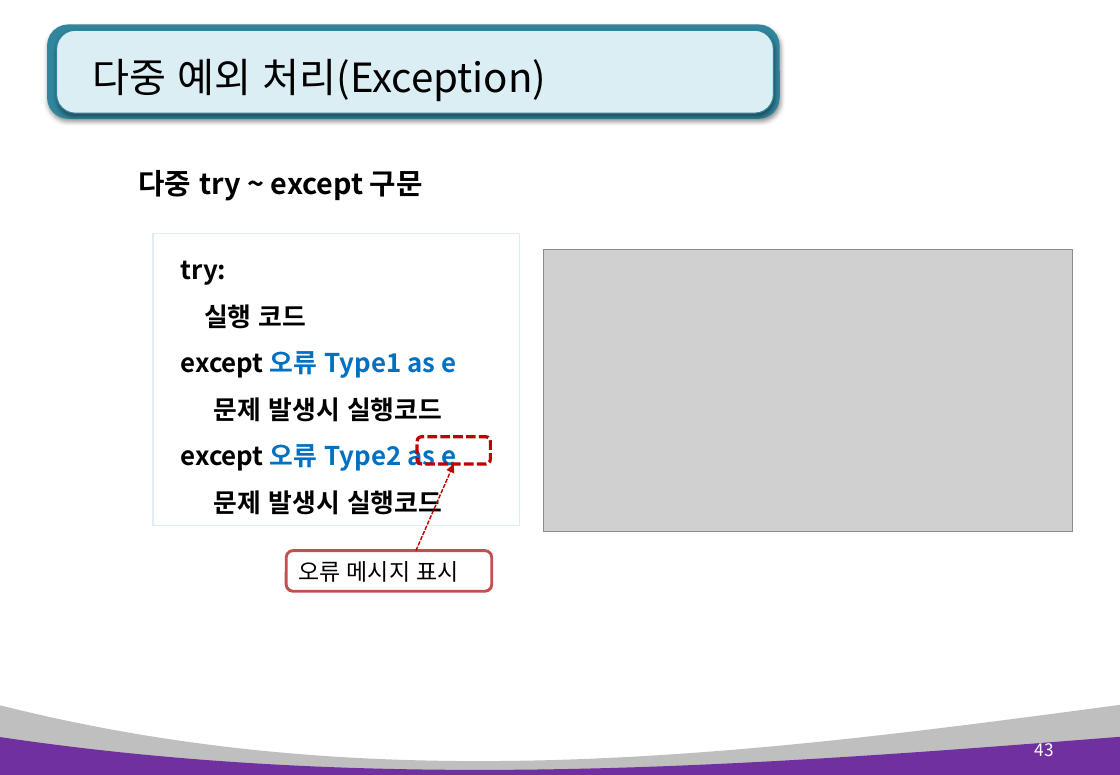
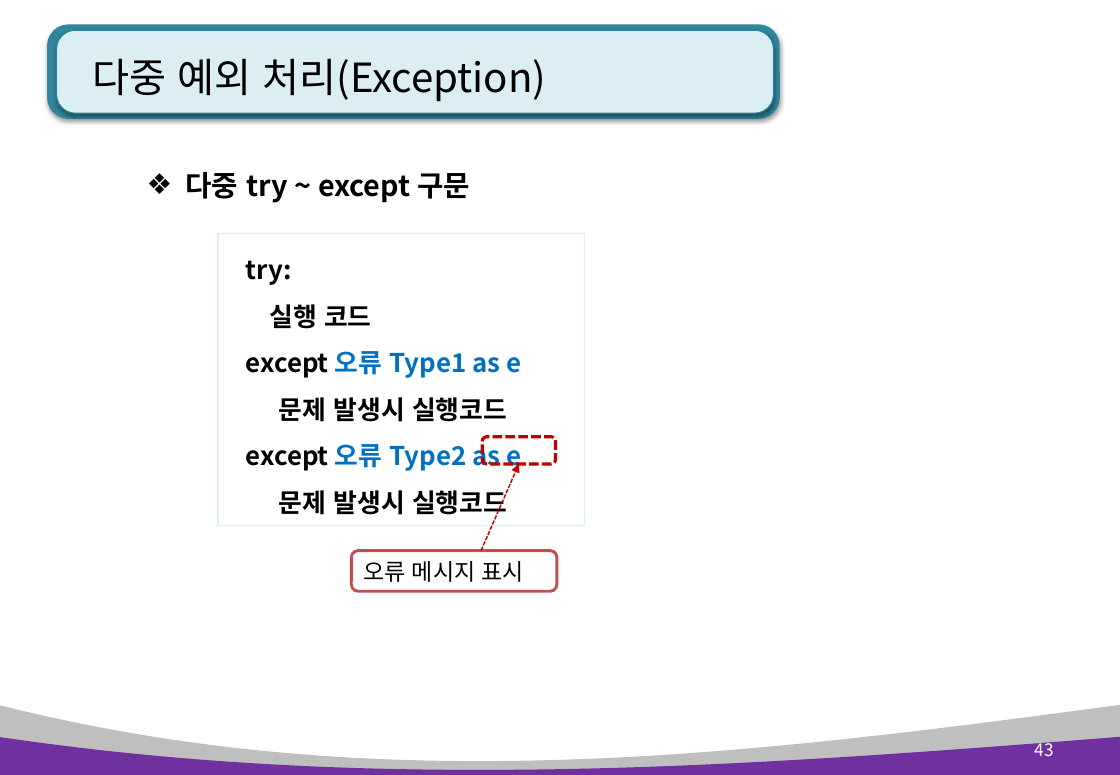
Before and after one commit to kiyongee2/green_project_web, a slide deck: slide 43 of python_ppt/Python 8장. 예외처리, 파일입출력.pptx. Drawn at 1120x775 pixels with LibreOffice and Linux fonts; fonts in the diff are those of the drawing; grey boxes stand for pictures. Boxes give left, top, right and bottom in pixels: in the first picture for what was removed or moved away, otherwise in the second. Text is boxed around its words. In the diff, an @@ line names an element or a change of style, - is before the commit and + after.

Commit message:
try~except, web

```diff
--- a/python_ppt/Python 8장. 예외처리, 파일입출력.pptx
+++ b/python_ppt/Python 8장. 예외처리, 파일입출력.pptx
@@ text "다중 try ~ except 구문": place and size @@
-text "다중 try ~ except 구문" at bbox=[138, 170, 423, 201]
+text "다중 try ~ except 구문" at bbox=[186, 172, 470, 203]
@@ text "다중 try ~ except 구문" at bbox=[186, 172, 470, 203]: bullet none to ❖ @@
@@ picture removed at bbox=[544, 249, 1073, 532] @@
@@ 2 rounded rectangles, 1 rectangle, 1 arrow: place and size @@
-2 rounded rectangles, 1 rectangle, 1 arrow at bbox=[153, 234, 519, 592]
+2 rounded rectangles, 1 rectangle, 1 arrow at bbox=[218, 234, 584, 592]
```
Also in this commit, not shown: 6 other slides changed, 3 slides added, 1 slide removed, 3 other files.
